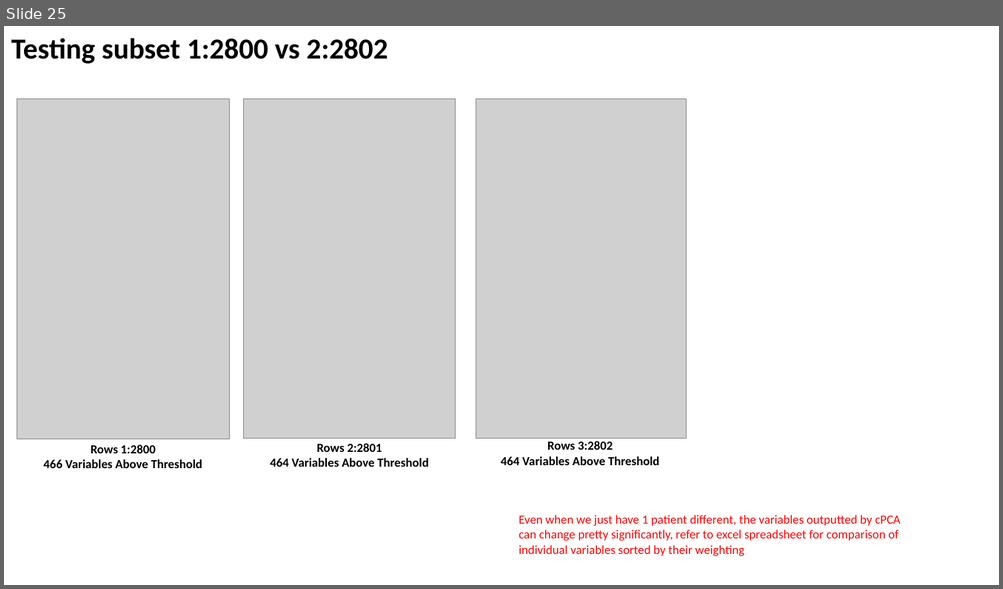
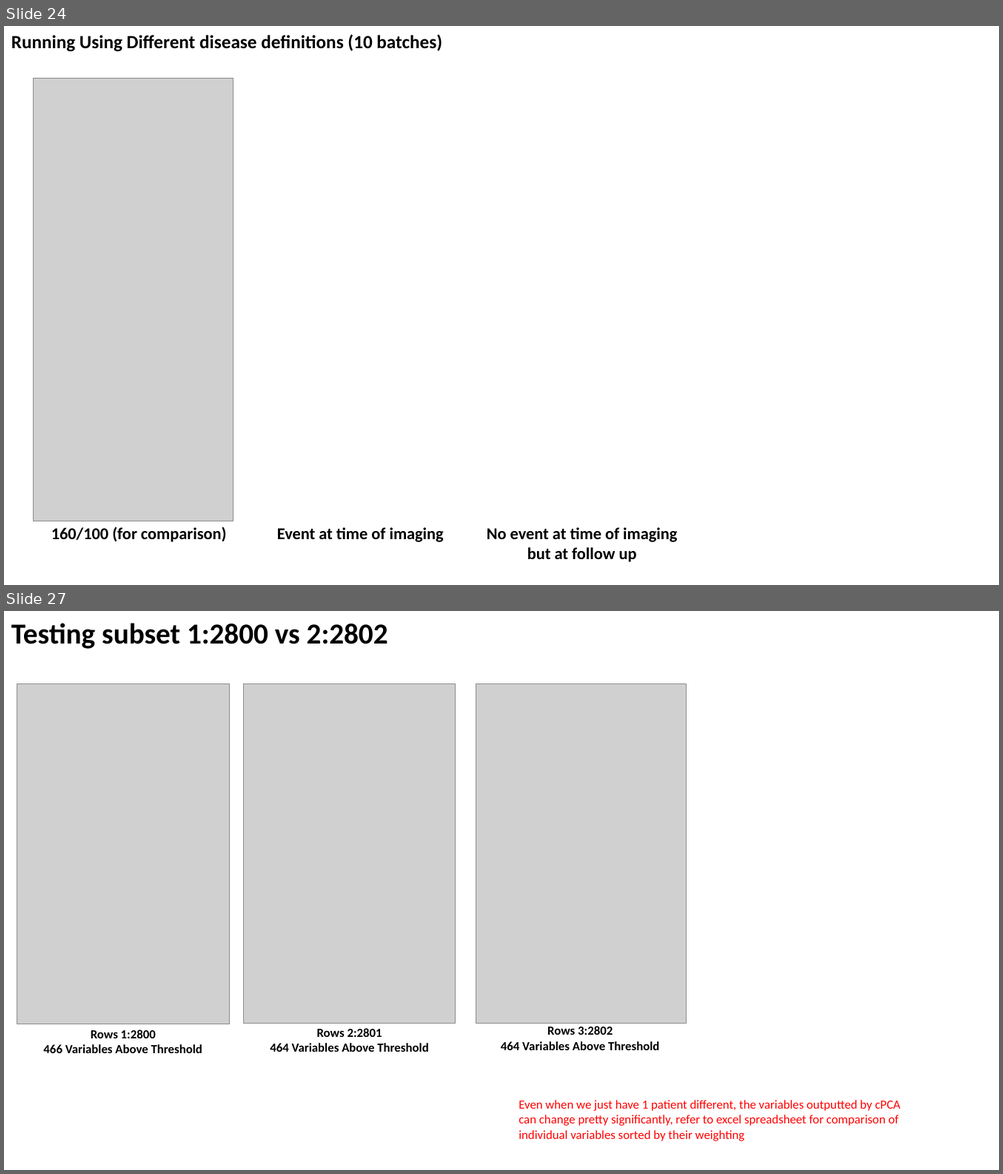
Before and after one commit to zhaohanxiong/OxfordCVM, a slide deck: job_results.pptx. Shown one above the other, each under a label of ours: slide 25 before the commit, slides 24 and 27 after it; the slides between them are not shown. The pictures are 1003x589 and 1003x1174 pixels, drawn with LibreOffice and Linux fonts; fonts in the diff are those of the drawing; grey boxes stand for pictures. Boxes give left, top, right and bottom in pixels: in the first picture for what was removed or moved away, otherwise in the second. Text is boxed around its words. In the diff, an @@ line names an element or a change of style, - is before the commit and + after.

```diff
--- a/job_results.pptx
+++ b/job_results.pptx
@@ slide 24 added at (4, 26, 999, 585), background #FFFFFF @@
@@ text added at (11, 34, 442, 52), 18 pt, text #000000, bold @@
+Running Using Different disease definitions (10 batches)
@@ picture added at (34, 79, 233, 521) @@
@@ rectangle added at (39, 524, 239, 544), fill #FFFFFF, 16 pt, text #000000, bold @@
+160/100 (for comparison)
@@ text added at (277, 528, 444, 543), 16 pt, text #000000, bold @@
+Event at time of imaging
@@ text added at (486, 528, 677, 562), 16 pt, text #000000, bold @@
+No event at time of imaging but at follow up
@@ what was slide 25 is now slide 27 @@
```
Also in this commit, not shown: 1 slide changed, 1 other slide added.
